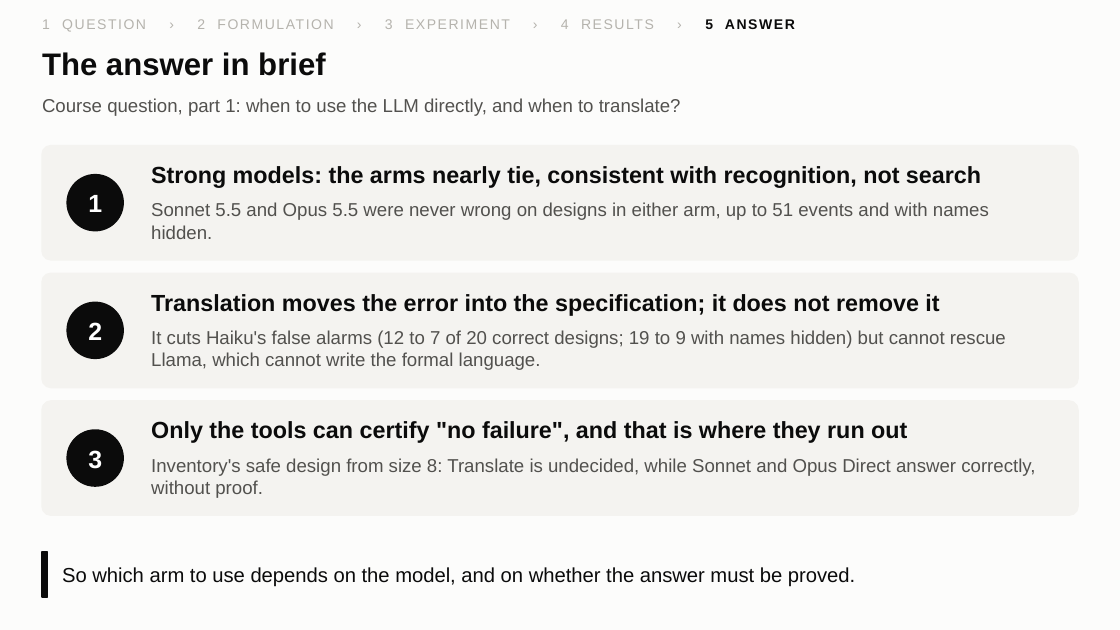
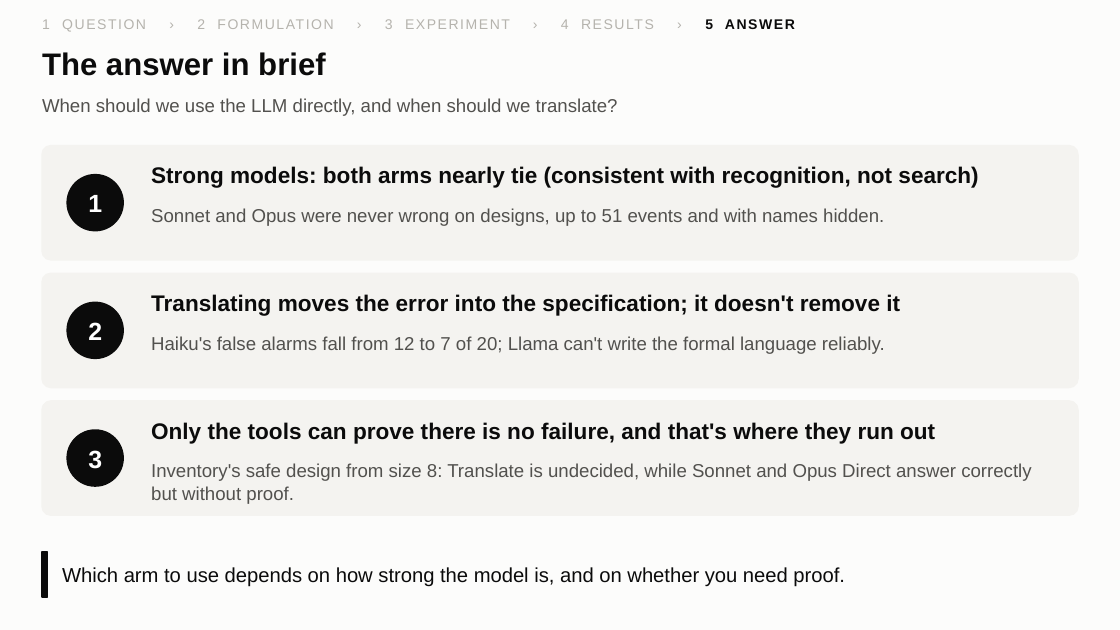
Before and after one commit to yxshrk/System-Failure-Detector, a slide deck: slide 16 of results/figures/slides/premortem_slides.pptx. Drawn at 1120x630 pixels with LibreOffice and Linux fonts; fonts in the diff are those of the drawing. Boxes give left, top, right and bottom in pixels: in the first picture for what was removed or moved away, otherwise in the second. Text is boxed around its words. In the diff, an @@ line names an element or a change of style, - is before the commit and + after.

```diff
--- a/results/figures/slides/premortem_slides.pptx
+++ b/results/figures/slides/premortem_slides.pptx
@@ text at [42, 98, 618, 116]: text changed @@
-Course question, part 1: when to use the LLM directly, and when to translate?
+When should we use the LLM directly, and when should we translate?
@@ text at [151, 166, 978, 188]: text changed; size 15 to 14.5 pt @@
-Strong models: the arms nearly tie, consistent with recognition, not search
+Strong models: both arms nearly tie (consistent with recognition, not search)
@@ text at [151, 208, 884, 226]: text changed @@
-Sonnet 5.5 and Opus 5.5 were never wrong on designs in either arm, up to 51 events and with names hidden.
+Sonnet and Opus were never wrong on designs, up to 51 events and with names hidden.
@@ text at [151, 294, 900, 316]: text changed; size 15 to 14.5 pt @@
-Translation moves the error into the specification; it does not remove it
+Translating moves the error into the specification; it doesn't remove it
@@ text at [151, 336, 885, 354]: text changed @@
-It cuts Haiku's false alarms (12 to 7 of 20 correct designs; 19 to 9 with names hidden) but cannot rescue Llama, which cannot write the formal language.
+Haiku's false alarms fall from 12 to 7 of 20; Llama can't write the formal language reliably.
@@ text at [151, 422, 935, 444]: text changed; size 15 to 14.5 pt @@
-Only the tools can certify "no failure", and that is where they run out
+Only the tools can prove there is no failure, and that's where they run out
@@ text at [151, 463, 1031, 504]: text changed @@
-Inventory's safe design from size 8: Translate is undecided, while Sonnet and Opus Direct answer correctly, without proof.
+Inventory's safe design from size 8: Translate is undecided, while Sonnet and Opus Direct answer correctly but without proof.
@@ text at [62, 567, 845, 587]: text changed @@
-So which arm to use depends on the model, and on whether the answer must be proved.
+Which arm to use depends on how strong the model is, and on whether you need proof.
```
Also in this commit, not shown: 5 other slides changed, 12 other files.
